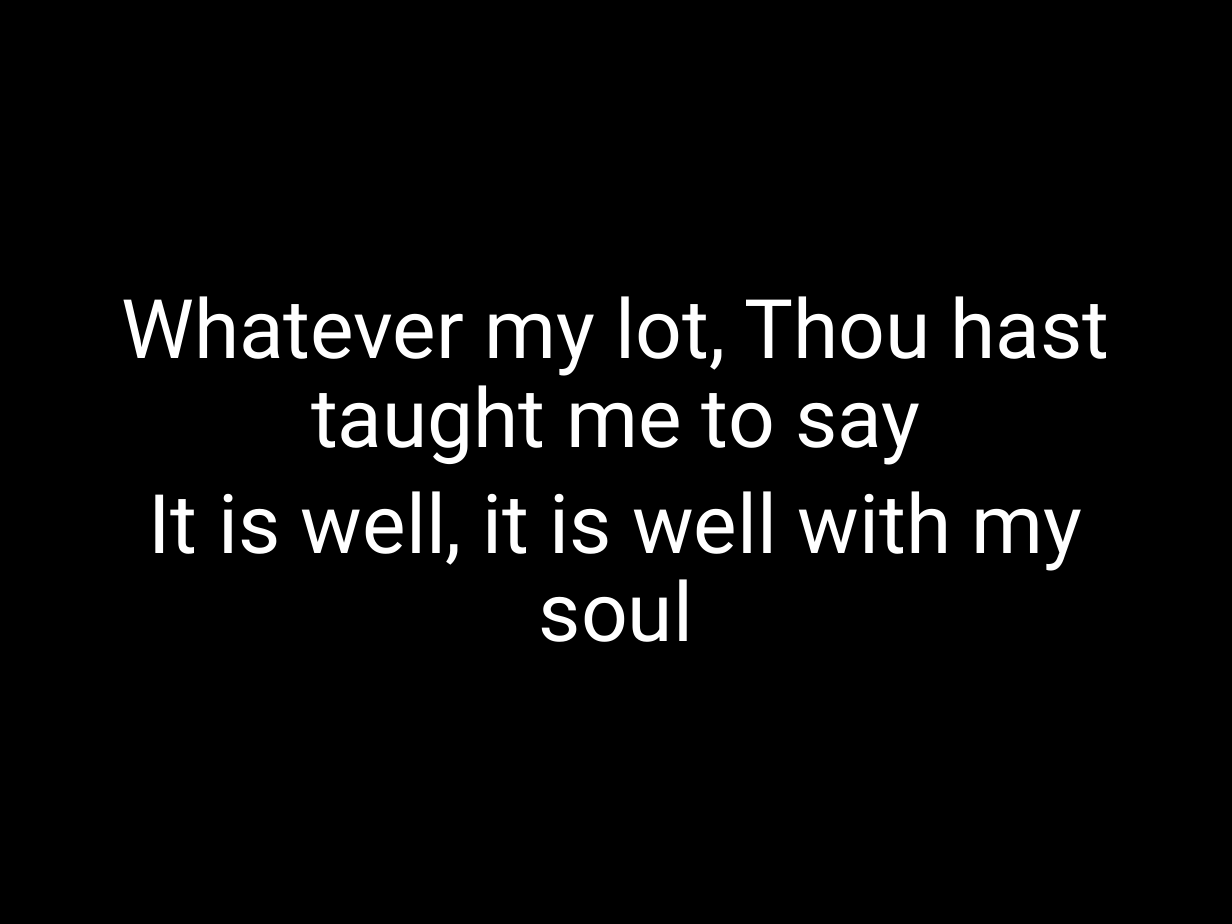
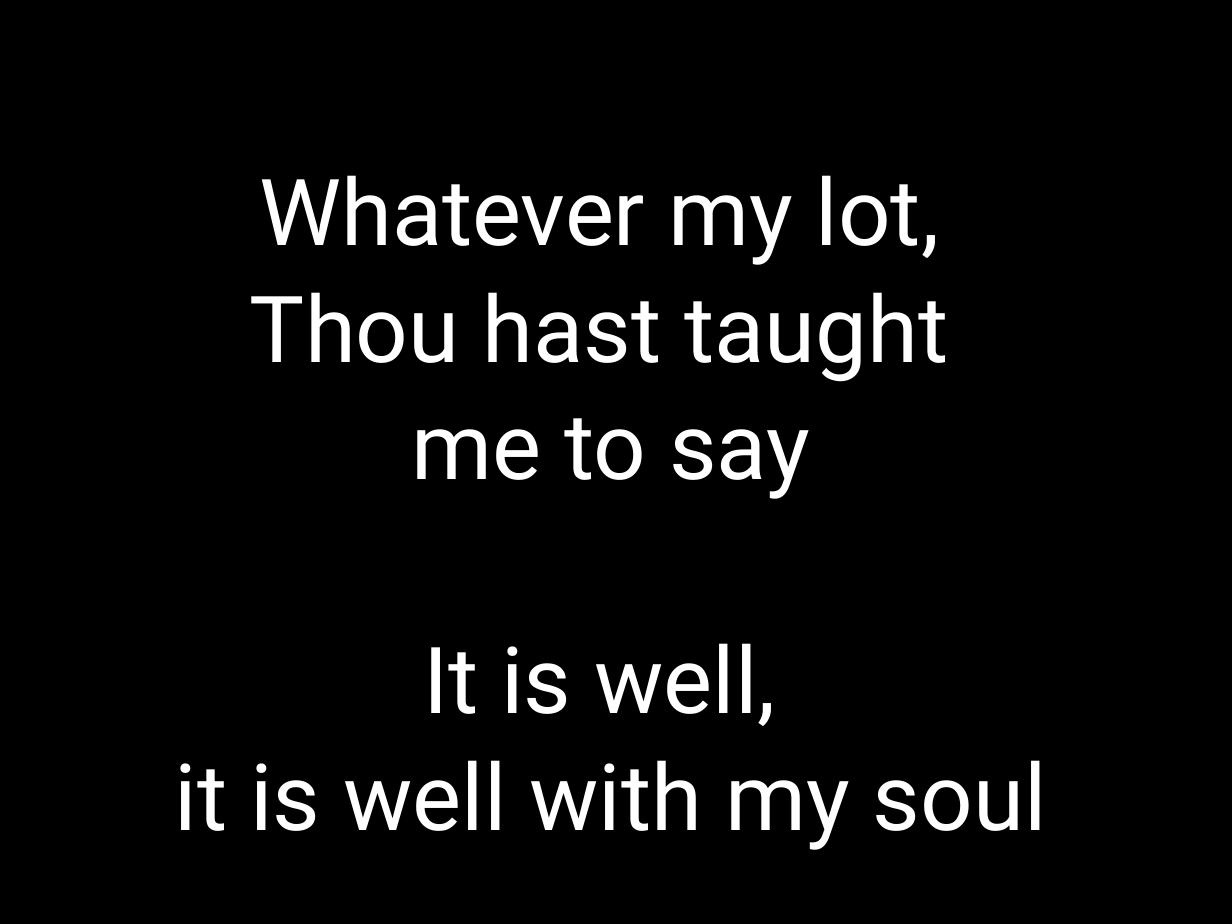
Before and after one commit to kendall412/worship, a slide deck: slide 3 of It Is Well.pptx. Drawn at 1232x924 pixels with LibreOffice and Linux fonts; fonts in the diff are those of the drawing. Boxes give left, top, right and bottom in pixels: in the first picture for what was removed or moved away, otherwise in the second. Text is boxed around its words. In the diff, an @@ line names an element or a change of style, - is before the commit and + after.

```diff
--- a/It Is Well.pptx
+++ b/It Is Well.pptx
@@ subtitle at [175,175,1047,850]: text changed; size 48 to 54 pt @@
-Whatever my lot, Thou hast taught me to say
-It is well, it is well with my soul
+Whatever my lot,
+Thou hast taught
+me to say
+It is well,
+it is well with my soul
```
Also in this commit, not shown: 11 other slides changed, 11 other files.
